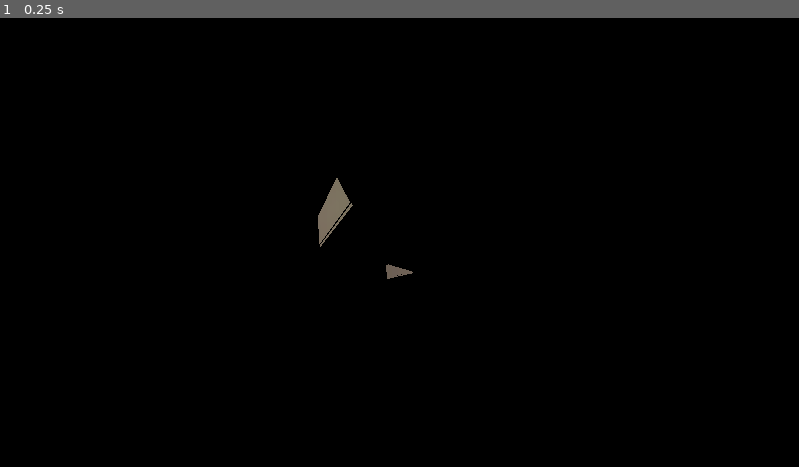
Above: before the commit, frame 1.
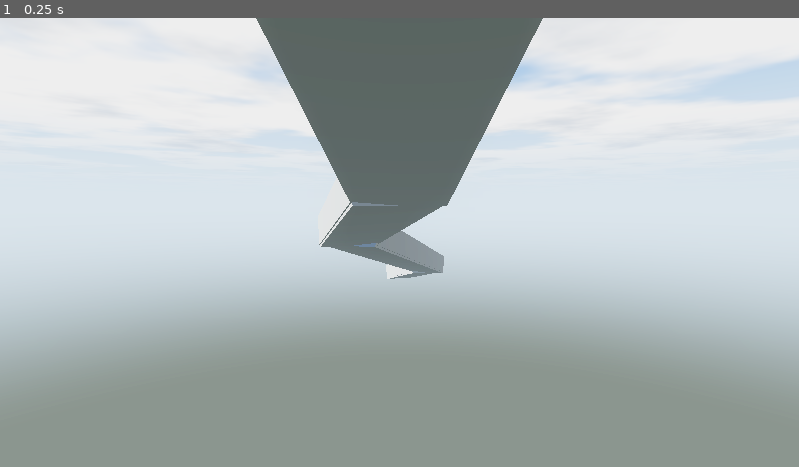
Above: after the commit, the same moment.

Repository: onion-coding/marbles-game2
Game: Godot game, scene res://launcher.tscn
Same seed, same stepped clock (60 frames per second), same inputs: the game is played once before the commit and once after it.
Inputs:
- Up to frame 1 (0.25 s): no input

The runs differ from the first frame. In frame 1, 100% of the frame differs, in the area x 0-100%, y 0-100%.

Commit message:
Daylight sky with FBM clouds in environment_builder
Swap ProceduralSkyMaterial for a sky-shader (blue zenith→horizon
gradient + FBM cloud cover). Disable fog_sky_affect so atmospheric
fog stops washing the sky pale. Drop Roulette's mahogany-pit
environment override so it picks up the new daylight defaults.

Co-Authored-By: Claude Opus 4.7 (1M context) <noreply@anthropic.com>

Diff:
--- a/game/tracks/roulette_track.gd
+++ b/game/tracks/roulette_track.gd
@@ -394,14 +394,4 @@
 	return AABB(Vector3(min_x, min_y, min_z), Vector3(max_x - min_x, max_y - min_y, max_z - min_z))
 
 func environment_overrides() -> Dictionary:
-	# Mahogany-and-gold pit room — deep, warm, slight gold haze.
-	return {
-		"sky_top": Color(0.08, 0.05, 0.04),
-		"sky_horizon": Color(0.22, 0.13, 0.06),
-		"ground_top": Color(0.16, 0.08, 0.04),
-		"ground_bottom": Color(0.04, 0.02, 0.02),
-		"ambient_energy": 0.40,
-		"fog_color": Color(0.18, 0.10, 0.05),
-		"fog_density": 0.008,
-		"sun_color": Color(1.0, 0.85, 0.55),
-	}
+	return {}
--- a/game/visuals/environment_builder.gd
+++ b/game/visuals/environment_builder.gd
@@ -23,24 +23,22 @@
 	node.name = "Environment"
 	var env := Environment.new()
 
-	# Sky
+	# Sky — daylight blue gradient + FBM cloud cover, drawn in a sky shader.
 	var sky := Sky.new()
-	var sky_mat := ProceduralSkyMaterial.new()
-	# Slightly warm, low-saturation sky — reads as "indoor casino" rather than
-	# "outdoor blue sky".
-	sky_mat.sky_top_color = Color(0.10, 0.08, 0.12)
-	sky_mat.sky_horizon_color = Color(0.20, 0.15, 0.10)
-	sky_mat.ground_bottom_color = Color(0.06, 0.05, 0.05)
-	sky_mat.ground_horizon_color = Color(0.18, 0.13, 0.08)
-	sky_mat.sun_angle_max = 30.0
-	sky_mat.sun_curve = 0.10
+	var sky_mat := ShaderMaterial.new()
+	var sky_shader: Shader = load("res://visuals/sky_clouds.gdshader")
+	if sky_shader == null:
+		push_error("EnvironmentBuilder: failed to load res://visuals/sky_clouds.gdshader")
+	else:
+		print("EnvironmentBuilder: sky shader loaded ", sky_shader)
+	sky_mat.shader = sky_shader
 	sky.sky_material = sky_mat
 	env.background_mode = Environment.BG_SKY
 	env.sky = sky
 
-	# Ambient light from the sky, modest energy so direct lights still pop.
+	# Ambient light from the sky — daylight scenes need brighter ambient.
 	env.ambient_light_source = Environment.AMBIENT_SOURCE_SKY
-	env.ambient_light_energy = 0.45
+	env.ambient_light_energy = 1.0
 
 	# Tone mapping — filmic ACES is the current Godot best-practice for
 	# physically-based scenes. Default linear blows out emissive highlights.
@@ -64,11 +62,14 @@
 	env.ssao_power = 1.5
 	env.ssao_detail = 0.5
 
-	# Light fog for depth/atmosphere — keeps long tracks from looking flat.
+	# Light atmospheric fog — keep its sky tint off so the sky shader
+	# (gradient + clouds) renders cleanly. fog_sky_affect=0 means fog only
+	# applies to scene geometry, not the sky background.
 	env.fog_enabled = true
-	env.fog_light_color = Color(0.10, 0.08, 0.10)
-	env.fog_light_energy = 0.6
-	env.fog_density = 0.005   # very mild
+	env.fog_light_color = Color(0.78, 0.86, 0.94)
+	env.fog_light_energy = 0.8
+	env.fog_density = 0.0015
+	env.fog_sky_affect = 0.0
 
 	# Adjustments — slight color grading toward warmer.
 	env.adjustment_enabled = true
--- /dev/null
+++ b/game/visuals/sky_clouds.gdshader
@@ -0,0 +1,61 @@
+shader_type sky;
+
+uniform vec3 zenith_color : source_color = vec3(0.20, 0.45, 0.85);
+uniform vec3 horizon_color : source_color = vec3(0.78, 0.88, 0.96);
+uniform vec3 ground_color : source_color = vec3(0.45, 0.48, 0.46);
+uniform vec3 cloud_color : source_color = vec3(1.0, 1.0, 1.0);
+uniform vec3 cloud_shadow_color : source_color = vec3(0.55, 0.62, 0.72);
+uniform float cloud_coverage : hint_range(0.0, 1.0) = 0.55;
+uniform float cloud_softness : hint_range(0.001, 0.5) = 0.10;
+uniform float cloud_scale : hint_range(0.05, 8.0) = 0.6;
+
+float hash(vec2 p) {
+	return fract(sin(dot(p, vec2(127.1, 311.7))) * 43758.5453123);
+}
+
+float vnoise(vec2 p) {
+	vec2 i = floor(p);
+	vec2 f = fract(p);
+	float a = hash(i);
+	float b = hash(i + vec2(1.0, 0.0));
+	float c = hash(i + vec2(0.0, 1.0));
+	float d = hash(i + vec2(1.0, 1.0));
+	vec2 u = f * f * (3.0 - 2.0 * f);
+	return mix(mix(a, b, u.x), mix(c, d, u.x), u.y);
+}
+
+float fbm(vec2 p) {
+	float v = 0.0;
+	float a = 0.5;
+	for (int i = 0; i < 5; i++) {
+		v += a * vnoise(p);
+		p *= 2.07;
+		a *= 0.5;
+	}
+	return v;
+}
+
+void sky() {
+	vec3 d = EYEDIR;
+	float t = clamp(d.y, -1.0, 1.0);
+	vec3 col;
+	if (t >= 0.0) {
+		col = mix(horizon_color, zenith_color, smoothstep(0.0, 0.7, t));
+	} else {
+		col = mix(horizon_color, ground_color, smoothstep(0.0, 0.4, -t));
+	}
+	if (d.y > 0.02) {
+		vec2 uv = d.xz / max(d.y, 0.02) * cloud_scale;
+		float n = fbm(uv);
+		float lo = 1.0 - cloud_coverage - cloud_softness;
+		float hi = 1.0 - cloud_coverage + cloud_softness;
+		float cloud = smoothstep(lo, hi, n);
+		float n2 = fbm(uv * 1.7 + vec2(11.0, 7.0));
+		float shade = smoothstep(0.45, 0.85, n2);
+		float fade = smoothstep(0.02, 0.20, d.y);
+		float a_cloud = cloud * fade;
+		vec3 c_col = mix(cloud_color, cloud_shadow_color, shade * 0.55);
+		col = mix(col, c_col, a_cloud);
+	}
+	COLOR = col;
+}
Not shown, added: game/visuals/sky_clouds.gdshader.uid
